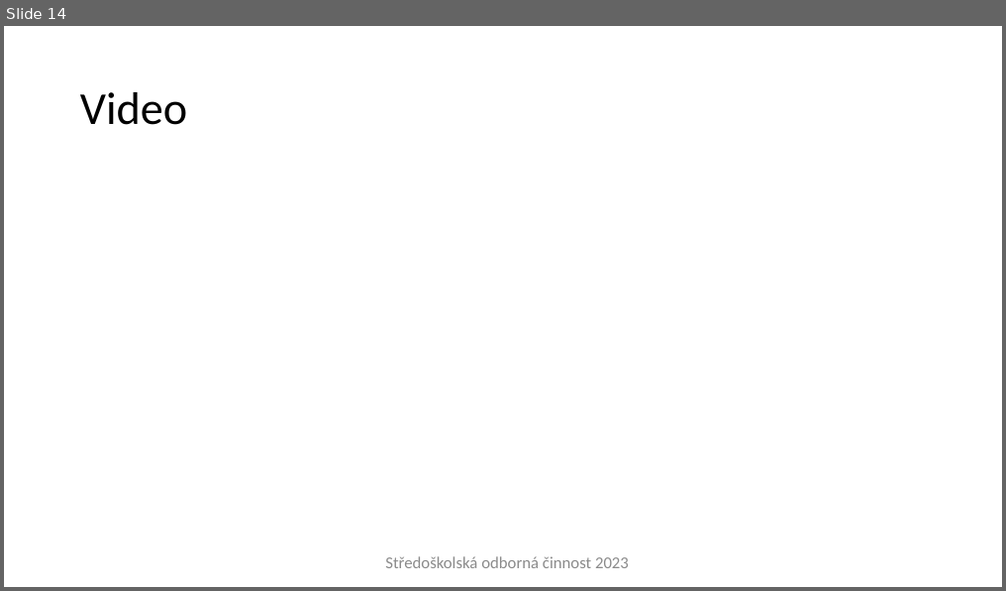
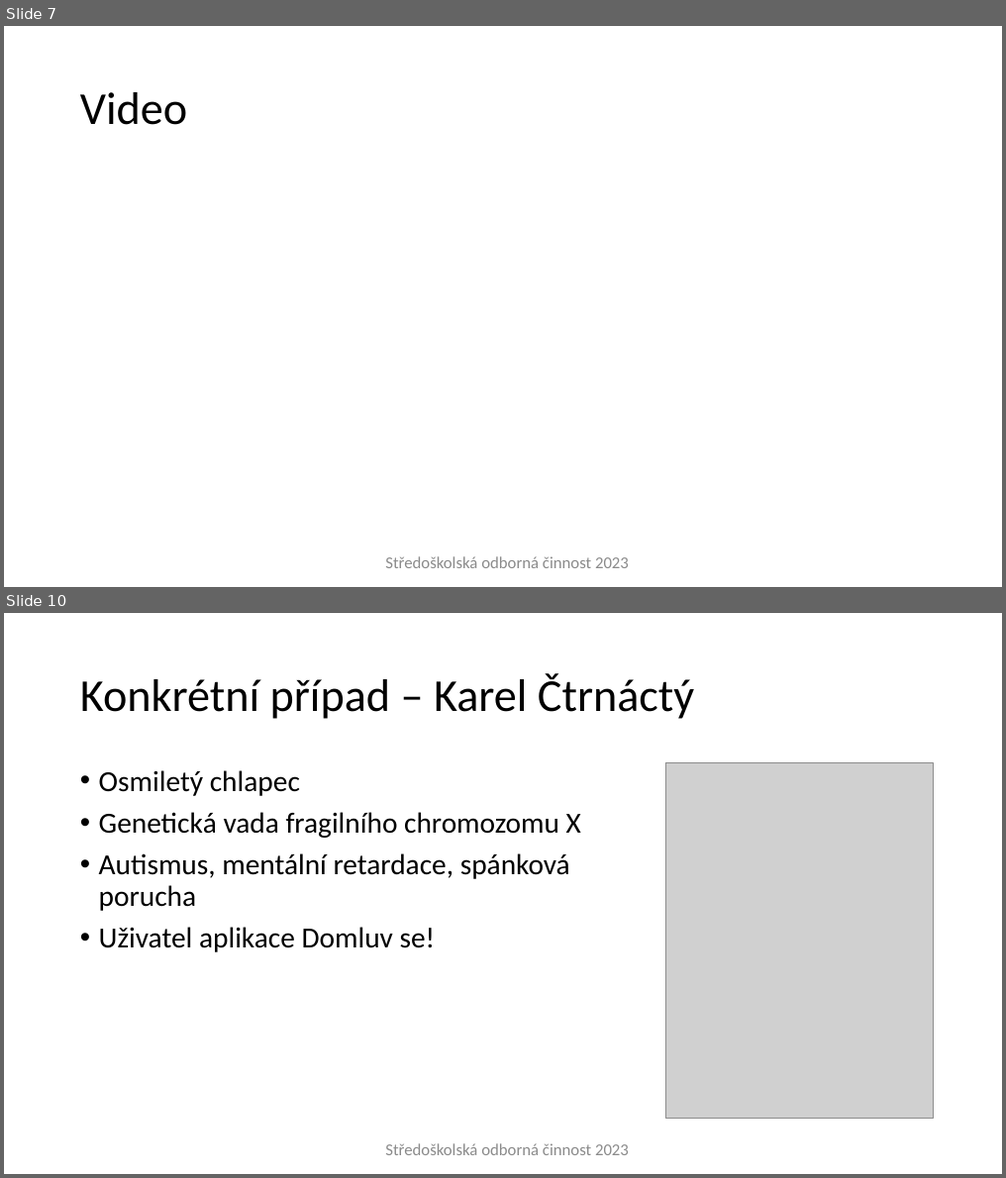
Before and after one commit to gyarab/Aplikace-Domluv-se, a slide deck: soc prezentace.pptx. Shown one above the other, each under a label of ours: slide 14 before the commit, slides 7 and 10 after it; the slides between them are not shown. The pictures are 1006x591 and 1006x1178 pixels, drawn with LibreOffice and Linux fonts; fonts in the diff are those of the drawing; grey boxes stand for pictures; background and template pictures are left out. Boxes give left, top, right and bottom in pixels: in the first picture for what was removed or moved away, otherwise in the second. Text is boxed around its words. In the diff, an @@ line names an element or a change of style, - is before the commit and + after.

```diff
--- a/soc prezentace.pptx
+++ b/soc prezentace.pptx
@@ slide 10 added at <box>4,613,1002,1174</box>, background #FFFFFF @@
@@ title added at <box>80,673,694,719</box>, 44 pt, text #000000 @@
+Konkrétní případ – Karel Čtrnáctý
@@ text added at <box>99,770,581,953</box>, 28 pt, text #000000 @@
+• Osmiletý chlapec
+• Genetická vada fragilního chromozomu X
+• Autismus, mentální retardace, spánková porucha
+• Uživatel aplikace Domluv se!
@@ picture added at <box>665,762,933,1119</box> @@
@@ rectangle added at <box>377,1135,638,1164</box>, outline #FFFFFF 0.75 pt, 16 pt, text #8C8C8C @@
+Středoškolská odborná činnost 2023
@@ what was slide 14 is now slide 7 @@
```
Also in this commit, not shown: 5 slides changed, 5 other slides added, 9 slides removed.
